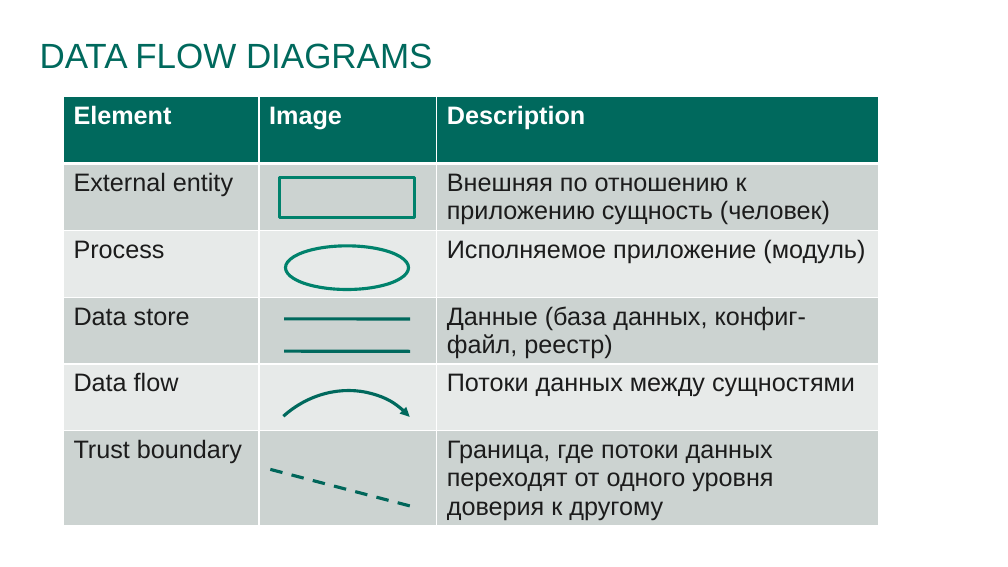
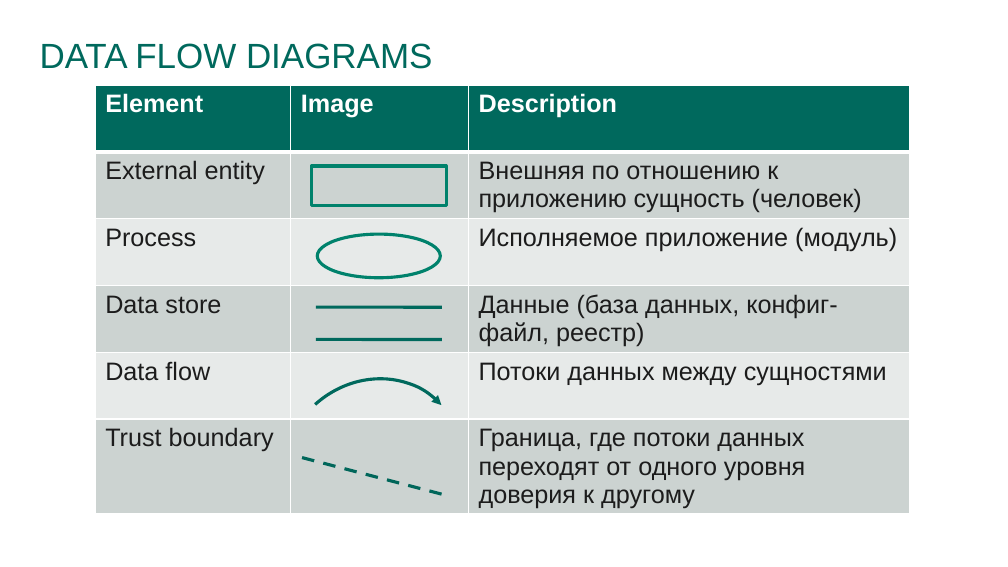
Before and after one commit to prograholic/prograholic.github.io, a slide deck: slide 18 of nsu_31_01_2017/31.01.2017_kutumov.pptx (slide 15 before the commit). Drawn at 1008x567 pixels with LibreOffice and Linux fonts; fonts in the diff are those of the drawing; background and template pictures are left out. Boxes give left, top, right and bottom in pixels: in the first picture for what was removed or moved away, otherwise in the second. Text is boxed around its words. In the diff, an @@ line names an element or a change of style, - is before the commit and + after.

```diff
--- a/nsu_31_01_2017/31.01.2017_kutumov.pptx
+++ b/nsu_31_01_2017/31.01.2017_kutumov.pptx
@@ ellipse: place and size @@
-ellipse at box(285, 246, 408, 289)
+ellipse at box(318, 234, 440, 277)
@@ 3 lines, 1 table, 1 rectangle, 1 arc (boxed as its full ellipse): place and size @@
-3 lines, 1 table, 1 rectangle, 1 arc (boxed as its full ellipse) at box(64, 97, 878, 567)
+3 lines, 1 table, 1 rectangle, 1 arc (boxed as its full ellipse) at box(95, 85, 909, 567)
```
Also in this commit, not shown: 8 other slides changed, 3 slides added.
